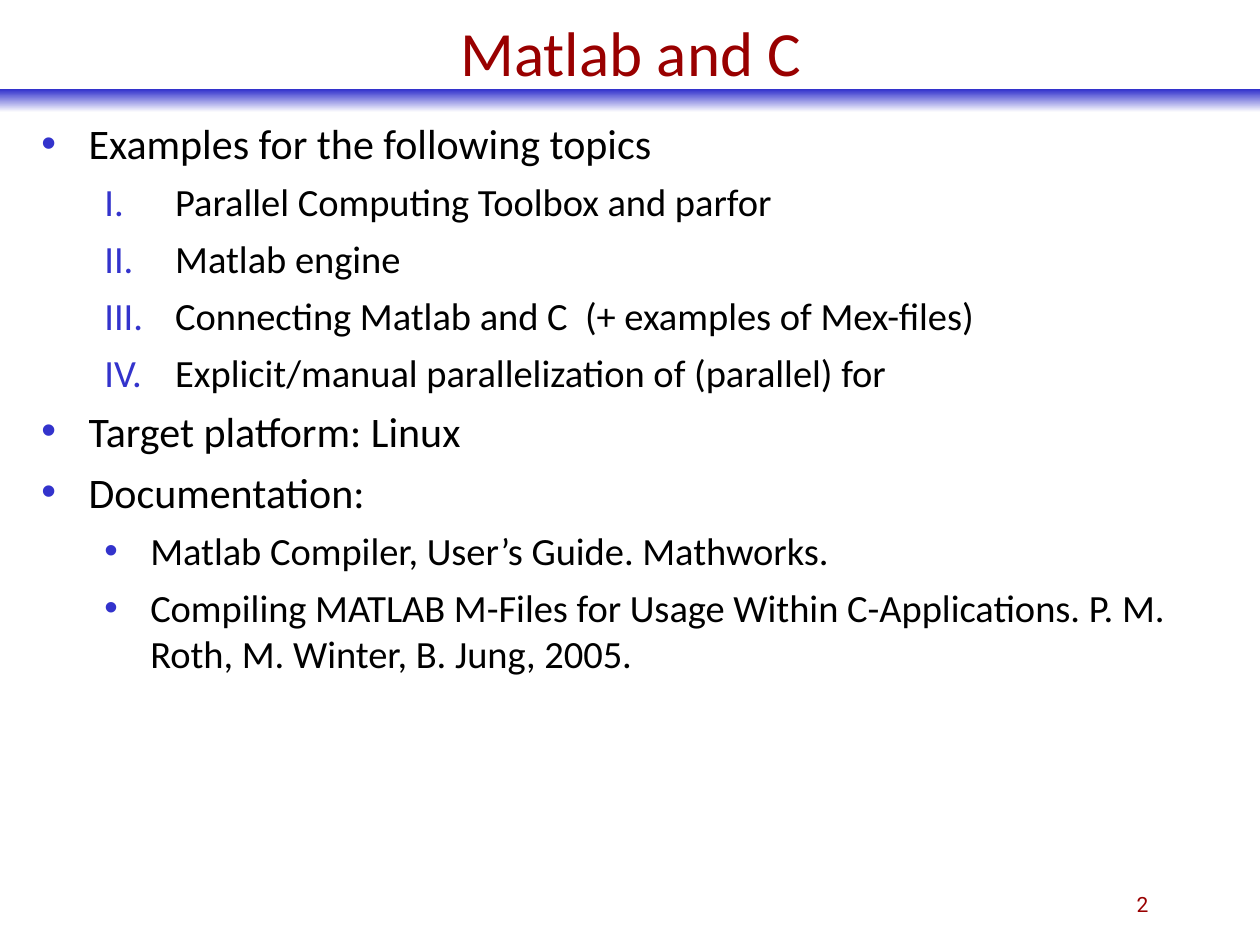
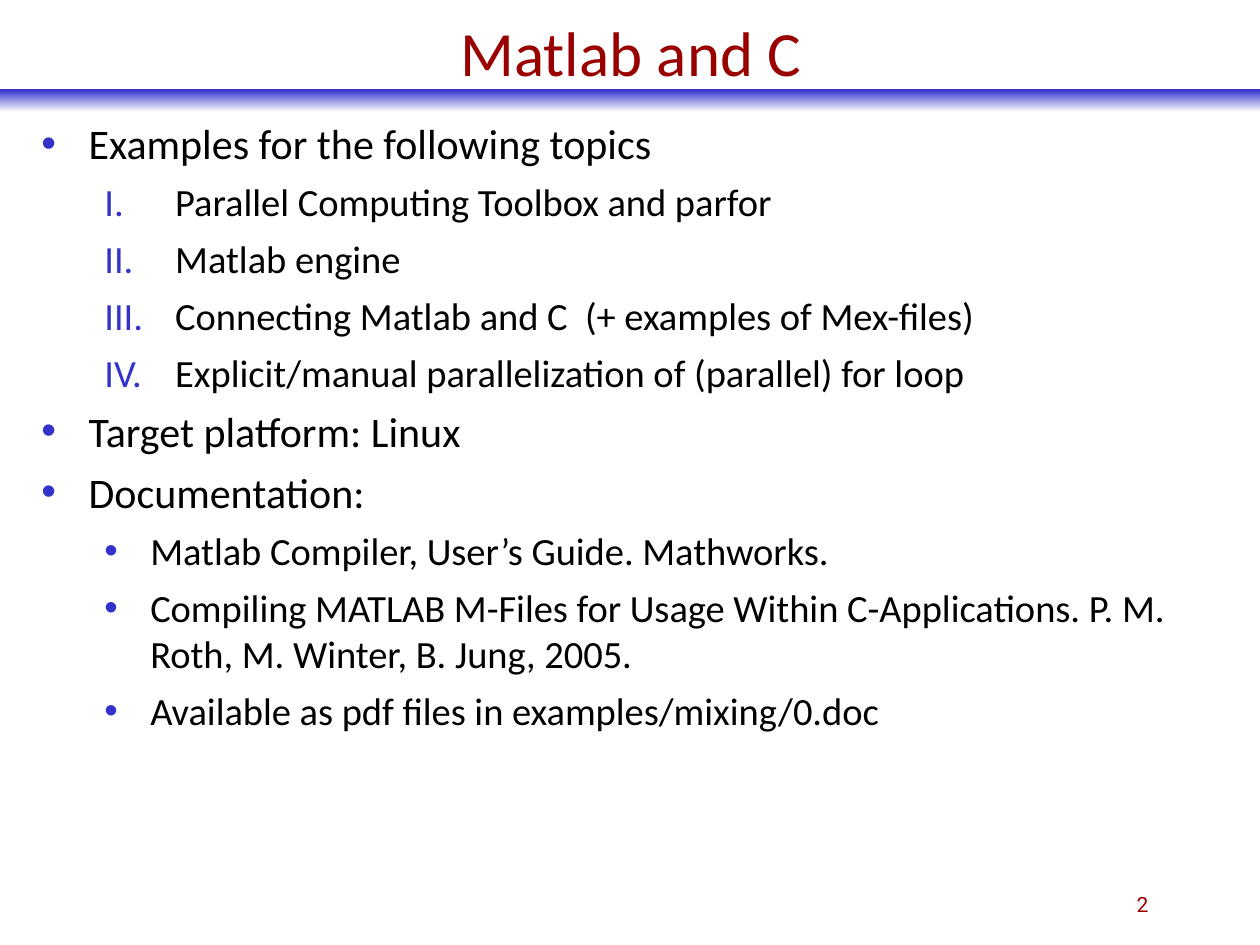
Before and after one commit to phadjido/matlab_compiler, a slide deck: slide 2 of ppt/EY.MatlabCompiler.pptx. Drawn at 1260x945 pixels with LibreOffice and Linux fonts; fonts in the diff are those of the drawing. Boxes give left, top, right and bottom in pixels: in the first picture for what was removed or moved away, otherwise in the second. Text is boxed around its words. In the diff, an @@ line names an element or a change of style, - is before the commit and + after.

```diff
--- a/ppt/EY.MatlabCompiler.pptx
+++ b/ppt/EY.MatlabCompiler.pptx
@@ text at bbox=[175, 359, 964, 394]: text changed @@
-  IV. Explicit/manual parallelization of (parallel) for
+  IV. Explicit/manual parallelization of (parallel) for loop
@@ text at bbox=[150, 698, 879, 732]: paragraph added @@
+  • Available as pdf files in examples/mixing/0.doc
```
Also in this commit, not shown: 7 other slides changed, 1 other file.
